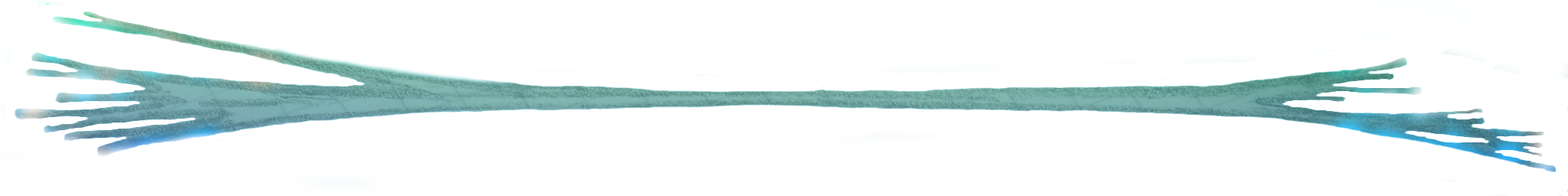
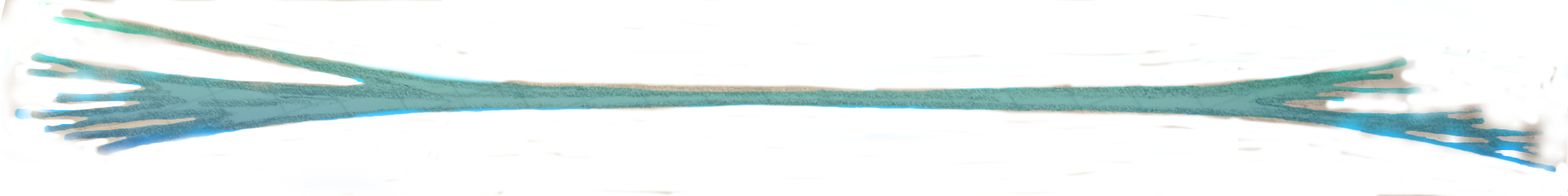
Layer changes from the first w=1568, h=196 image to the second:
painted on "Web copy #3", unmasked it over (0, 0, 1568, 196)
